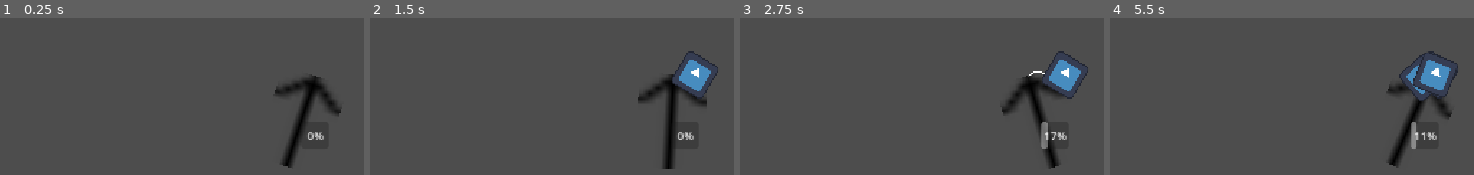
Above: before the commit, frames 1-4 (left to right).
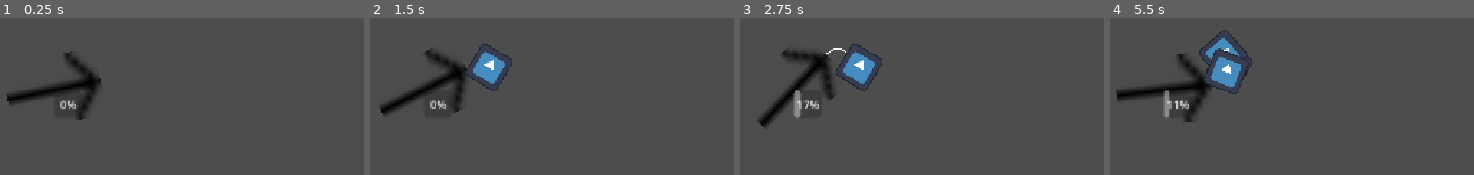
Above: after the commit, the same moments.

Repository: antonizamorais/game-jam-rede
Game: Godot game, scene res://game_controller.tscn
Two runs of this game, one before a commit and one after it. Both use one fixed random seed, a clock stepped at 60 frames per second and the inputs below. The engine's default icon, where the game draws it, is replaced by a stand-in: a white triangle on a blue panel in a dark square.
Inputs:
- Up to frame 1 (0.25 s): no input
- Up to frame 2 (1.5 s): hold Space (launch_button) 0.53-1.28 s; tap Space (launch_button) at 1.35 s
- Up to frame 3 (2.75 s): hold Space (launch_button) from 2.03 s (still down)
- Up to frame 4 (5.5 s): tap Enter at 2.75 s; release Space (launch_button) at 2.78 s; tap Space (launch_button) at 2.85, 4.35 s; hold Space (launch_button) 3.53-4.28 s; hold Space (launch_button) from 5.03 s (still down)

The runs differ from the first frame. In frame 1, 6.3% of the frame differs, in the area x 1-94%, y 21-96%; in frame 2, 8.7%; in frame 3, 9.1%; in frame 4, 9.7%, in the area x 1-96%, y 7-96%.

Commit message:
ajustanto  colisão

Diff:
--- a/game_controller.tscn
+++ b/game_controller.tscn
@@ -80,7 +80,7 @@
 }
 
 [node name="GameController" type="Node2D" unique_id=1076088073]
-position = Vector2(556, 329)
+position = Vector2(200, 284)
 script = ExtResource("1_soqow")
 projectile_scene = ExtResource("2_vgxje")
 
@@ -88,7 +88,6 @@
 
 [node name="Sprite2D" type="Sprite2D" parent="AimPivot" unique_id=908414787]
 position = Vector2(-3.8146973e-06, 3.8146973e-06)
-rotation = -1.0471976
 scale = Vector2(8.553517, 10.949184)
 texture = ExtResource("1_3iy47")
 
@@ -96,12 +95,13 @@
 libraries/ = SubResource("AnimationLibrary_soqow")
 
 [node name="LaunchPoint" type="Marker2D" parent="AimPivot" unique_id=1057757032]
-position = Vector2(33, -58)
+position = Vector2(71, -1)
 
 [node name="PowerBar" type="ProgressBar" parent="." unique_id=1245425868]
 offset_right = 40.0
 offset_bottom = 40.0
 max_value = 50.0
+metadata/_edit_use_anchors_ = true
 
 [node name="AnimationPlayer" type="AnimationPlayer" parent="PowerBar" unique_id=908476789]
 libraries/ = SubResource("AnimationLibrary_i1fhm")
--- a/projectile.gd
+++ b/projectile.gd
@@ -1,9 +1,9 @@
-extends Node2D
+extends Area2D
 
 @export var force: float = 1000.0
 @export var mass: float = 1.0
 @export var angle_deg: float = 45.0
-@export var gravity: float = 980.0
+@export var gravity_value: float = 980.0
 
 var p0: Vector2 = Vector2.ZERO
 var v0: Vector2 = Vector2.ZERO
@@ -14,7 +14,7 @@
 	force = shoot_force
 	mass = projectile_mass
 	angle_deg = shoot_angle_deg
-	gravity = grav
+	gravity_value = grav
 
 	p0 = from_position
 	global_position = p0
@@ -34,12 +34,20 @@
 	elapsed += delta
 
 	# p(t) = p0 + v0*t + 0.5*a*t^2  (a = (0, gravity))
-	var gravity_term: Vector2 = 0.5 * Vector2(0.0, gravity) * elapsed * elapsed
+	var gravity_term: Vector2 = 0.5 * Vector2(0.0, gravity_value) * elapsed * elapsed
 	global_position = p0 + v0 * elapsed + gravity_term
 
 	# girar o sprite acompanhando a direção da velocidade atual
-	var current_velocity: Vector2 = v0 + Vector2(0.0, gravity) * elapsed
+	var current_velocity: Vector2 = v0 + Vector2(0.0, gravity_value) * elapsed
 	rotation = current_velocity.angle()
 
 	if global_position.y >= p0.y and elapsed > 0.1:
 		flying = false
+
+
+func _on_body_entered(_body: Area2D) -> void:
+	flying = false
+
+
+func _on_area_entered(area: Area2D) -> void:
+	flying = false
--- a/projectile.tscn
+++ b/projectile.tscn
@@ -3,10 +3,22 @@
 [ext_resource type="Script" uid="uid://blv5asfi5v78w" path="res://projectile.gd" id="1_qxf0c"]
 [ext_resource type="Texture2D" uid="uid://bi0nkpu3qfbhi" path="res://icon.svg" id="2_dgwo2"]
 
-[node name="Projectile" type="Node2D" unique_id=184391929]
+[sub_resource type="RectangleShape2D" id="RectangleShape2D_qxf0c"]
+size = Vector2(226, 651.5)
+
+[node name="Projectile" type="Area2D" unique_id=1381878518]
+collision_layer = 2
 script = ExtResource("1_qxf0c")
 
 [node name="Sprite2D" type="Sprite2D" parent="." unique_id=1954154958]
 position = Vector2(0, -2)
 scale = Vector2(0.41015628, 0.421875)
 texture = ExtResource("2_dgwo2")
+
+[node name="CollisionShape2D" type="CollisionShape2D" parent="." unique_id=1115770939]
+position = Vector2(1037, 323)
+shape = SubResource("RectangleShape2D_qxf0c")
+debug_color = Color(0.8690958, 0.33168164, 0.32093742, 0.41960785)
+
+[connection signal="area_entered" from="." to="." method="_on_area_entered"]
+[connection signal="body_entered" from="." to="." method="_on_body_entered"]
